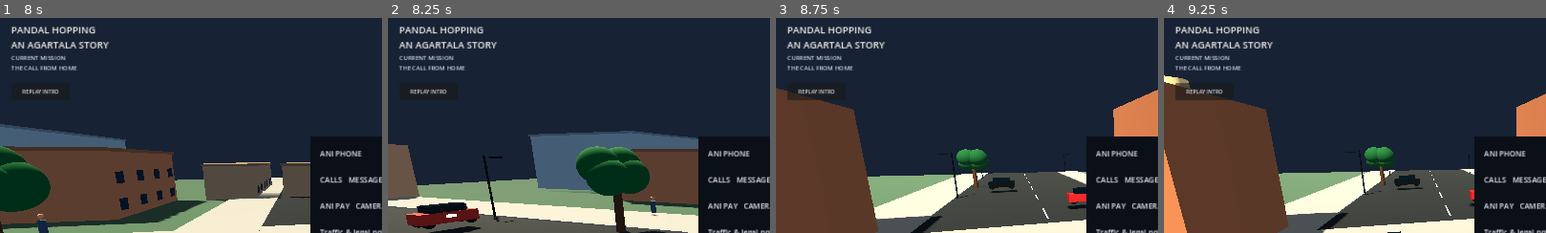
Above: before the commit, frames 1-4 (left to right).
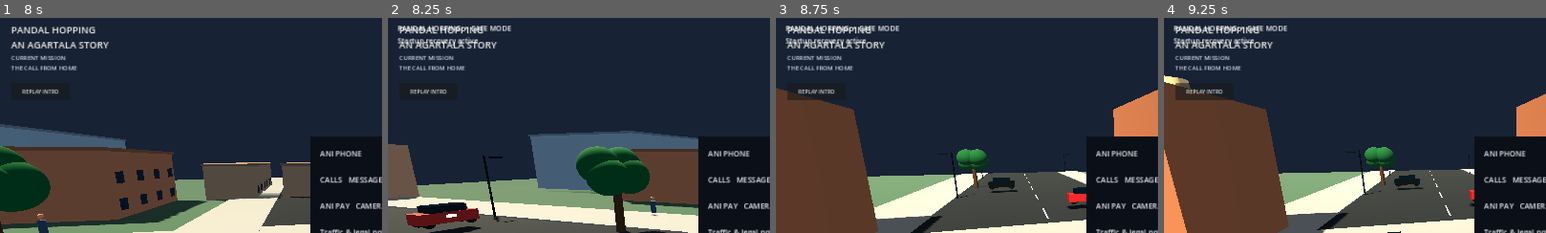
Above: after the commit, the same moments.

Repository: anirudhadebbarma031214-commits/PANDAL-HOPPING-AGARTALA-STORY-GAME
Game: Godot game, scene res://main.tscn
The game is run twice, just before and just after one commit, with the same random seed, the same clock (stepped at 60 frames per second) and the same inputs.
Inputs (mouse positions are % of the whole screen's width and height, from its top left):
- Up to frame 1 (8 s): click "REPLAY INTRO" at 0.5 s; click "REPLAY INTRO" at 1.25 s; click "REPLAY INTRO" at 2 s; click "PHONE" at 2.75 s; click "Ⅱ" at 3.5 s; click "RESUME STORY" at 4.25 s; tap Enter (ui_accept) at 5, 5.27 s; move the mouse to (72, 45) at 5.02 s; hold Right (ui_right) 5.03-5.75 s; click (72, 45) at 5.17 s; drag from (30, 55) to (45, 70) at 5.77 s; move the mouse to (60, 28) at 6.52 s; hold Right (ui_right) 6.53-7.25 s; drag from (45, 70) to (20, 35) at 7.27 s
- Up to frame 2 (8.25 s): move the mouse to (80, 65) at 8.02 s; hold Left (ui_left) from 8.03 s (still down)
- Up to frame 3 (8.75 s): keep holding Left (ui_left); tap Enter (ui_accept) at 8.27 s
- Up to frame 4 (9.25 s): release Left (ui_left) at 8.75 s; drag from (20, 35) to (35, 25) at 8.77 s
The pictures show only the part of the screen within x 0-50%, y 1-51%; the shares and areas given below are measured in that part.

Frame 1 is identical in both runs. In frame 2, 0.9% of the frame differs, in the area x 2-33%, y 3-13%; in frame 3, 0.9%; in frame 4, 0.9%.

Commit message:
Strengthen Android startup recovery and fallback camera

Diff:
--- a/boot_guard.gd
+++ b/boot_guard.gd
@@ -1,9 +1,50 @@
 extends Node
 
-# Independent safety net: if procedural startup gets stuck, reveal the
-# static fallback world instead of leaving the player behind a loading layer.
+# Independent startup recovery for Android emulators.
+# If the scripted loading UI survives for 8 seconds, reveal the fallback scene
+# and ensure a camera/environment exist so the player does not see a blank screen.
 func _ready() -> void:
     await get_tree().create_timer(8.0).timeout
-    var loading_layer := get_parent().get_node_or_null("BootLoadingLayer")
+
+    var scene_root := get_parent()
+    if scene_root == null:
+        return
+
+    var loading_layer := scene_root.get_node_or_null("BootLoadingLayer")
     if loading_layer != null and is_instance_valid(loading_layer):
         loading_layer.queue_free()
+
+    var active_camera := get_viewport().get_camera_3d()
+    if active_camera == null:
+        var fallback_camera := scene_root.get_node_or_null("FallbackCamera") as Camera3D
+        if fallback_camera == null:
+            fallback_camera = Camera3D.new()
+            fallback_camera.name = "EmergencyCamera"
+            fallback_camera.position = Vector3(0, 7, 18)
+            fallback_camera.rotation_degrees = Vector3(-18, 0, 0)
+            scene_root.add_child(fallback_camera)
+        fallback_camera.current = true
+
+    if scene_root.get_node_or_null("EmergencyEnvironment") == null:
+        var world_environment := WorldEnvironment.new()
+        world_environment.name = "EmergencyEnvironment"
+        var environment := Environment.new()
+        environment.background_mode = Environment.BG_COLOR
+        environment.background_color = Color("#172235")
+        environment.ambient_light_source = Environment.AMBIENT_SOURCE_COLOR
+        environment.ambient_light_color = Color("#c0c9d8")
+        environment.ambient_light_energy = 0.8
+        world_environment.environment = environment
+        scene_root.add_child(world_environment)
+
+    if scene_root.get_node_or_null("EmergencyStartupNotice") == null:
+        var notice_layer := CanvasLayer.new()
+        notice_layer.name = "EmergencyStartupNotice"
+        notice_layer.layer = 110
+        scene_root.add_child(notice_layer)
+        var notice := Label.new()
+        notice.text = "PANDAL HOPPING  •  SAFE MODE\nStartup recovery active"
+        notice.position = Vector2(24, 24)
+        notice.add_theme_font_size_override("font_size", 18)
+        notice.modulate = Color("#ffffff")
+        notice_layer.add_child(notice)
